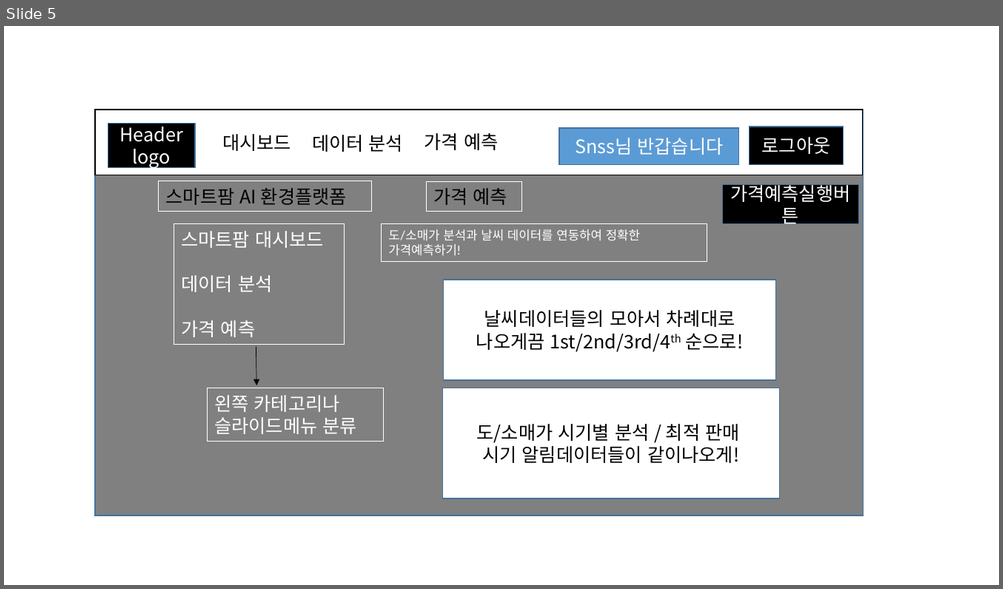
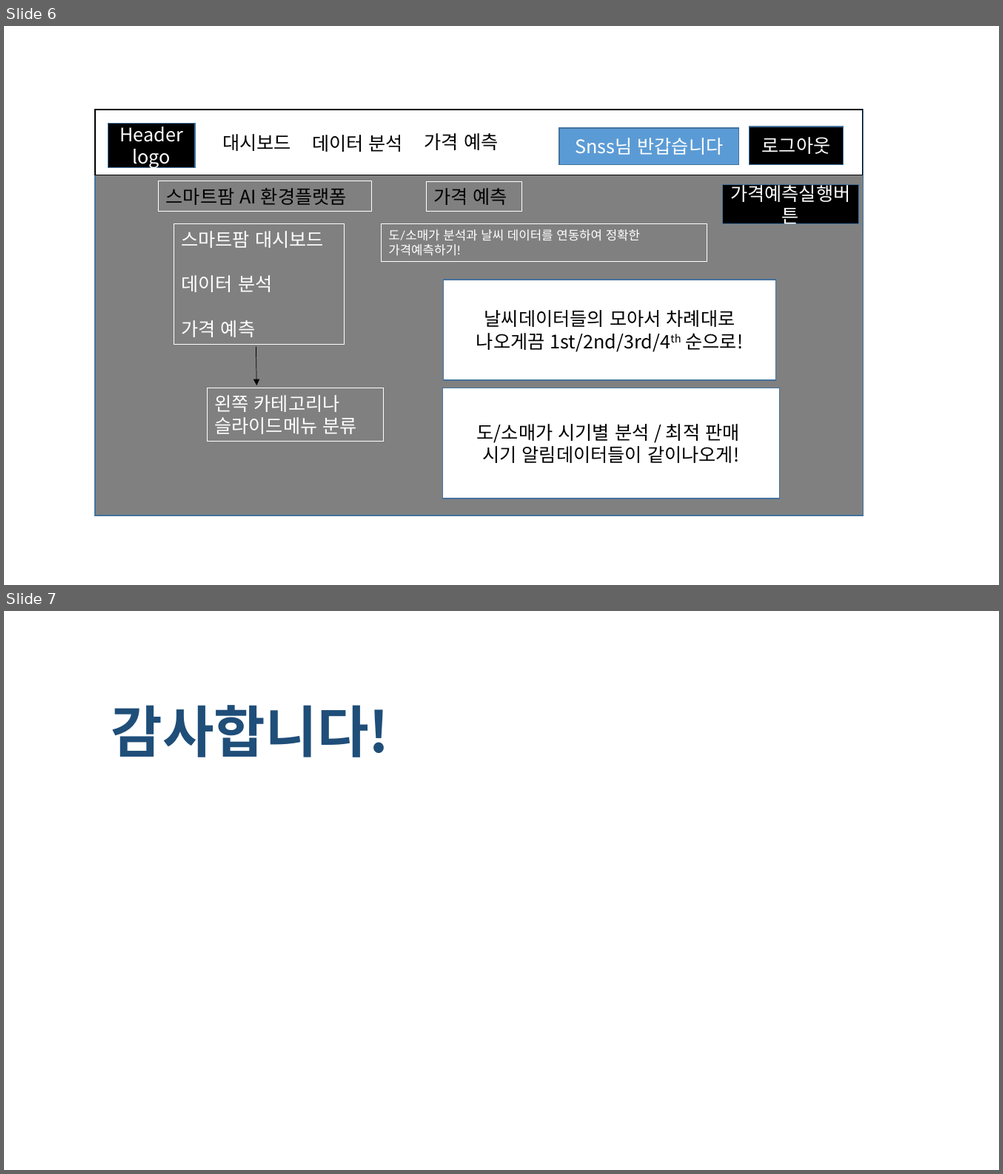
Before and after one commit to sky17892/python_1st_project, a slide deck: 1st_document/화면설계서.pptx. Shown one above the other, each under a label of ours: slide 5 before the commit, slides 6 and 7 after it. The pictures are 1003x589 and 1003x1174 pixels, drawn with LibreOffice and Linux fonts; fonts in the diff are those of the drawing. Boxes give left, top, right and bottom in pixels: in the first picture for what was removed or moved away, otherwise in the second. Text is boxed around its words. In the diff, an @@ line names an element or a change of style, - is before the commit and + after.

```diff
--- a/1st_document/화면설계서.pptx
+++ b/1st_document/화면설계서.pptx
@@ slide 7 added at (4, 611, 999, 1170), background #FFFFFF @@
@@ text added at (111, 705, 390, 758), 54 pt, text #1F4E79, bold @@
+감사합니다!
@@ what was slide 5 is now slide 6 @@
```
Also in this commit, not shown: 2 slides changed, 1 other slide added, 1 other file.
